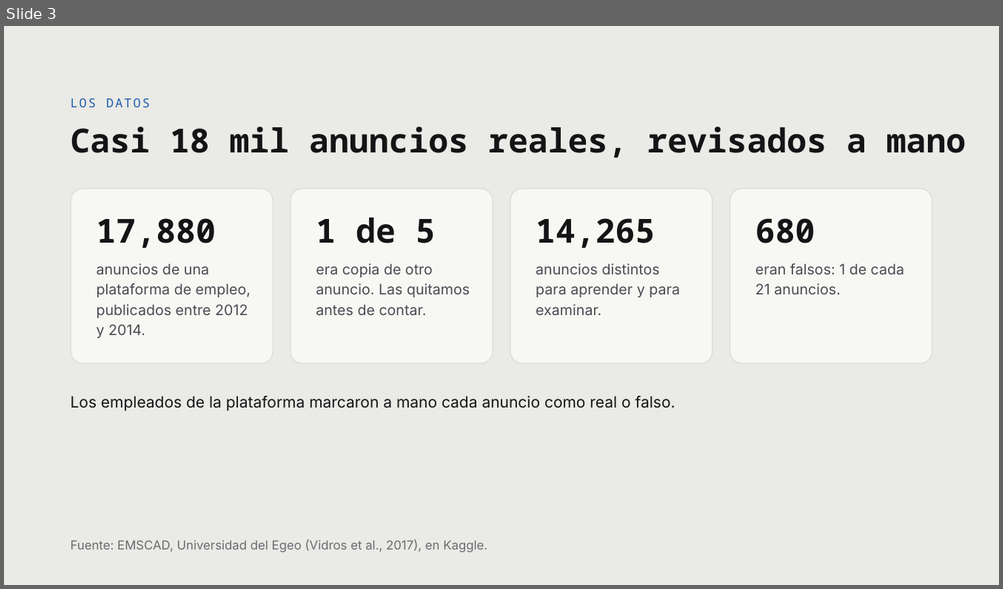
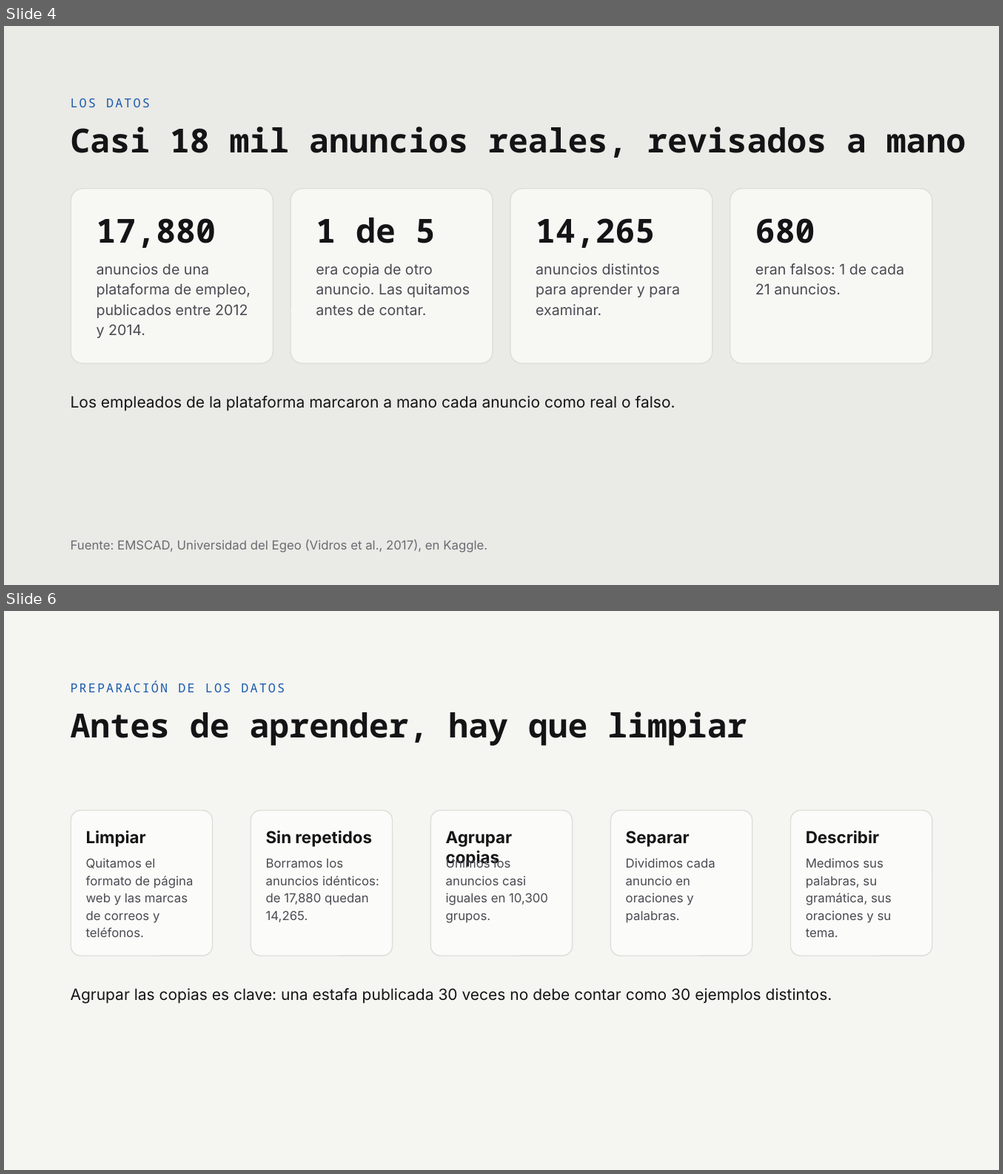
Before and after one commit to leocarpio16/fraudulent-job-postings-nlp, a slide deck: docs/presentacion.pptx. Shown one above the other, each under a label of ours: slide 3 before the commit, slides 4 and 6 after it; the slides between them are not shown. The pictures are 1003x589 and 1003x1174 pixels, drawn with LibreOffice and Linux fonts; fonts in the diff are those of the drawing; background and template pictures are left out. Boxes give left, top, right and bottom in pixels: in the first picture for what was removed or moved away, otherwise in the second. Text is boxed around its words. In the diff, an @@ line names an element or a change of style, - is before the commit and + after.

```diff
--- a/docs/presentacion.pptx
+++ b/docs/presentacion.pptx
@@ slide 6 added at [4,611,999,1170], background #F5F5F2 @@
@@ text added at [71,681,284,692], 12 pt, text #1C5CAB @@
+PREPARACIÓN DE LOS DATOS
@@ title added at [71,712,746,746], 32 pt, text #141416, bold @@
+Antes de aprender, hay que limpiar
@@ rounded rectangle added at [71,810,213,956], fill #FBFBF9, outline #DEDED9 1 pt @@
@@ rounded rectangle added at [251,810,392,956], fill #FBFBF9, outline #DEDED9 1 pt @@
@@ rounded rectangle added at [431,810,572,956], fill #FBFBF9, outline #DEDED9 1 pt @@
@@ rounded rectangle added at [611,810,752,956], fill #FBFBF9, outline #DEDED9 1 pt @@
@@ rounded rectangle added at [791,810,932,956], fill #FBFBF9, outline #DEDED9 1 pt @@
@@ text added at [86,831,146,847], 16 pt, text #141416, bold @@
+Limpiar
@@ text added at [266,831,372,847], 16 pt, text #141416, bold @@
+Sin repetidos
@@ text added at [446,831,512,868], 16 pt, text #141416, bold @@
+Agrupar copias
@@ text added at [626,831,689,847], 16 pt, text #141416, bold @@
+Separar
@@ text added at [805,831,879,844], 16 pt, text #141416, bold @@
+Describir
@@ text added at [86,858,193,937], 12 pt, text #4A4A52 @@
+Quitamos el formato de página web y las marcas de correos y teléfonos.
@@ text added at [266,859,379,923], 12 pt, text #4A4A52 @@
+Borramos los anuncios idénticos: de 17,880 quedan 14,265.
@@ text added at [446,857,548,923], 12 pt, text #4A4A52 @@
+Unimos los anuncios casi iguales en 10,300 grupos.
@@ text added at [626,858,715,923], 12 pt, text #4A4A52 @@
+Dividimos cada anuncio en oraciones y palabras.
@@ text added at [805,858,891,937], 12 pt, text #4A4A52 @@
+Medimos sus palabras, su gramática, sus oraciones y su tema.
@@ text added at [71,988,832,1004], 15 pt, text #141416 @@
+Agrupar las copias es clave: una estafa publicada 30 veces no debe contar como 30 ejemplos distintos.
@@ what was slide 3 is now slide 4 @@
```
Also in this commit, not shown: 2 slides changed, 4 other slides added, 1 other file.
